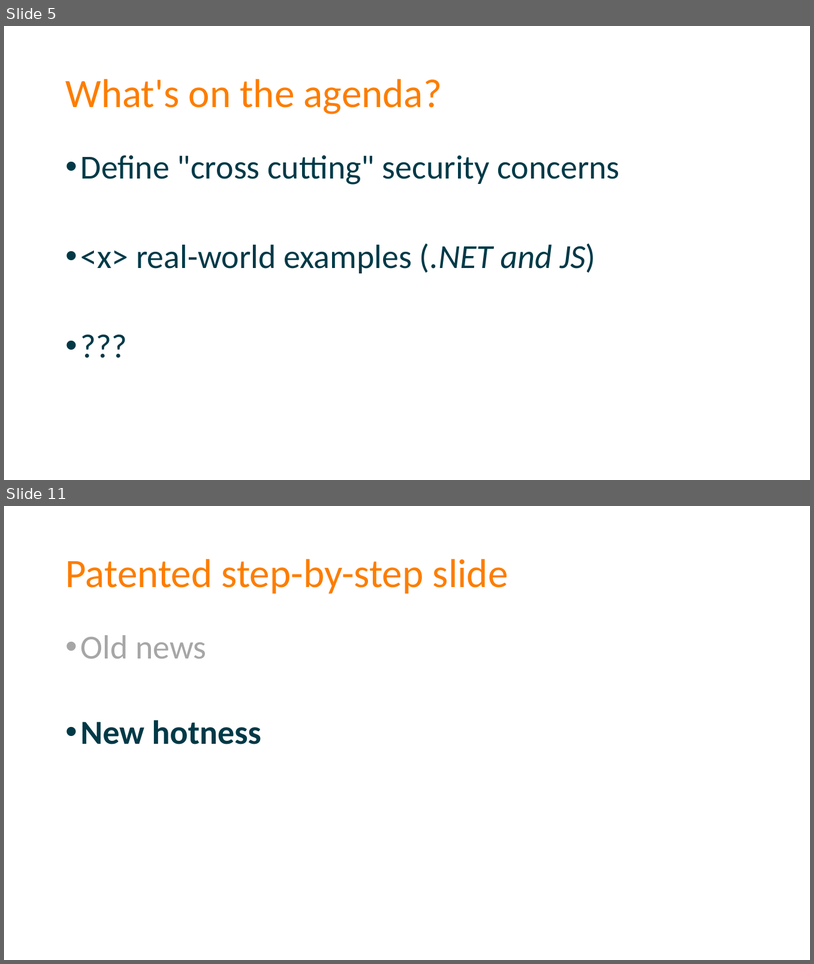
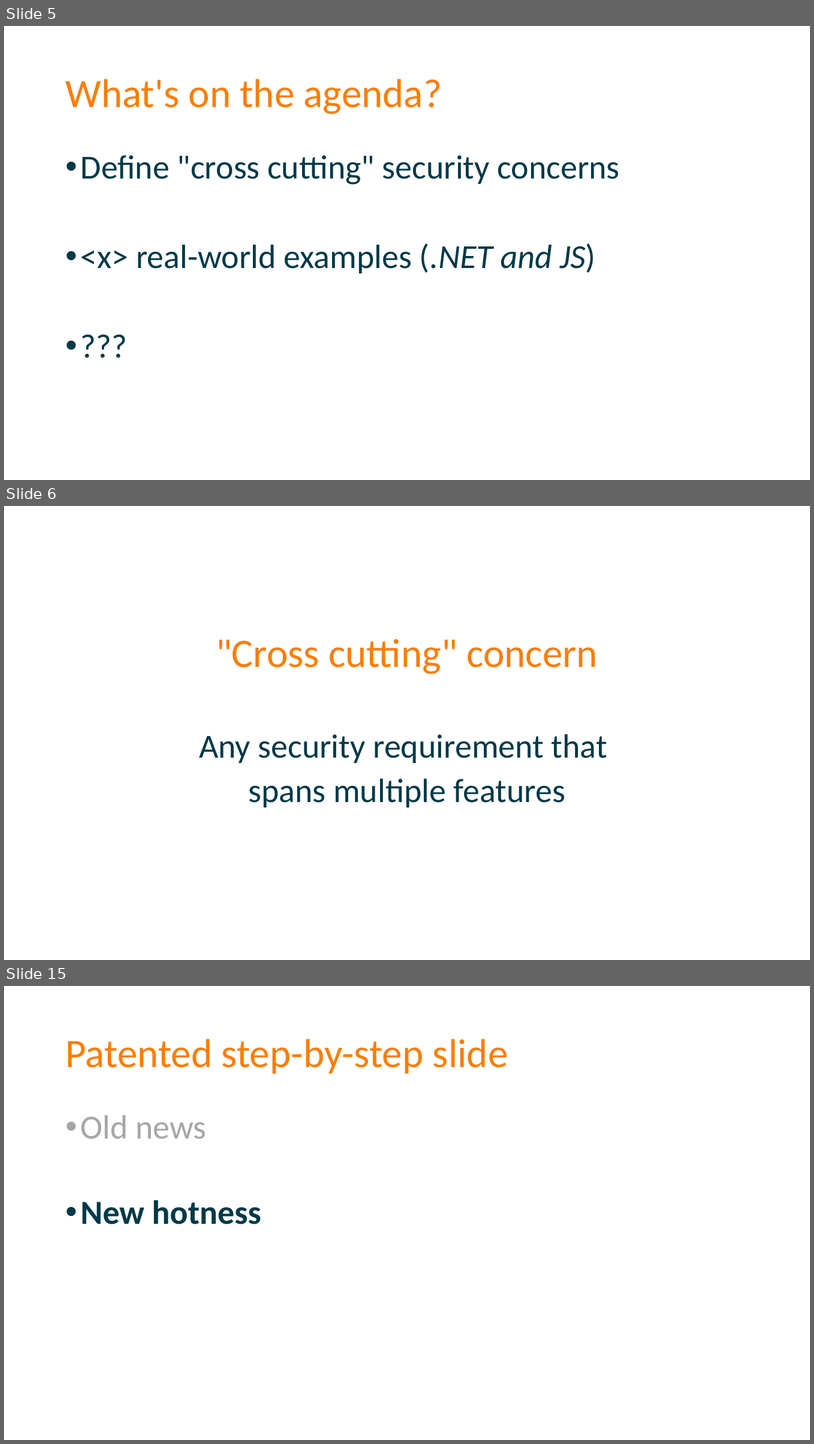
Before and after one commit to spetryjohnson/Talk---Dont-Write-Secure-Code-Design-Secure-Systems, a slide deck: Secure Systems - CodeMash 2017.pptx. Shown one above the other, each under a label of ours: slides 5 and 11 before the commit, slides 5, 6 and 15 after it; the slides between them are not shown. The pictures are 814x964 and 814x1444 pixels, drawn with LibreOffice and Linux fonts; fonts in the diff are those of the drawing. Boxes give left, top, right and bottom in pixels: in the first picture for what was removed or moved away, otherwise in the second. Text is boxed around its words. In the diff, an @@ line names an element or a change of style, - is before the commit and + after.

```diff
--- a/Secure Systems - CodeMash 2017.pptx
+++ b/Secure Systems - CodeMash 2017.pptx
@@ slide 6 added at (x1=4, y1=506, x2=810, y2=960), background #FFFFFF @@
@@ title added at (x1=216, y1=639, x2=598, y2=674), 48 pt, text #FD7D00 @@
+"Cross cutting" concern
@@ text added at (x1=199, y1=734, x2=608, y2=807), 40 pt, text #013947 @@
+Any security requirement that
+spans multiple features
@@ what was slide 11 is now slide 15 @@
```
Also in this commit, not shown: 5 slides changed, 3 other slides added, 2 other files.
